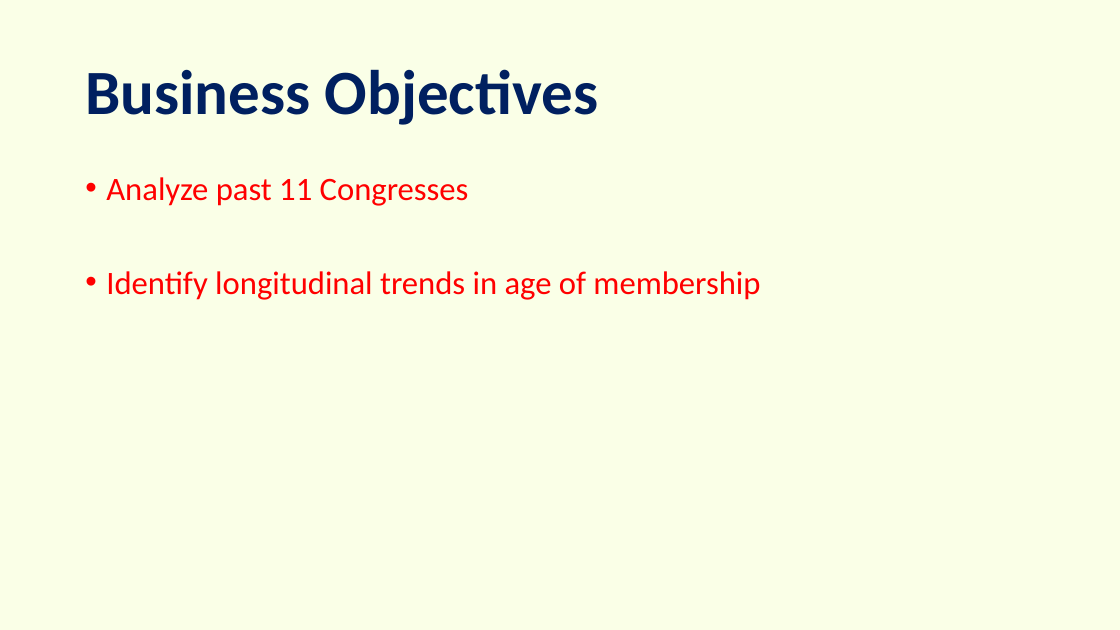
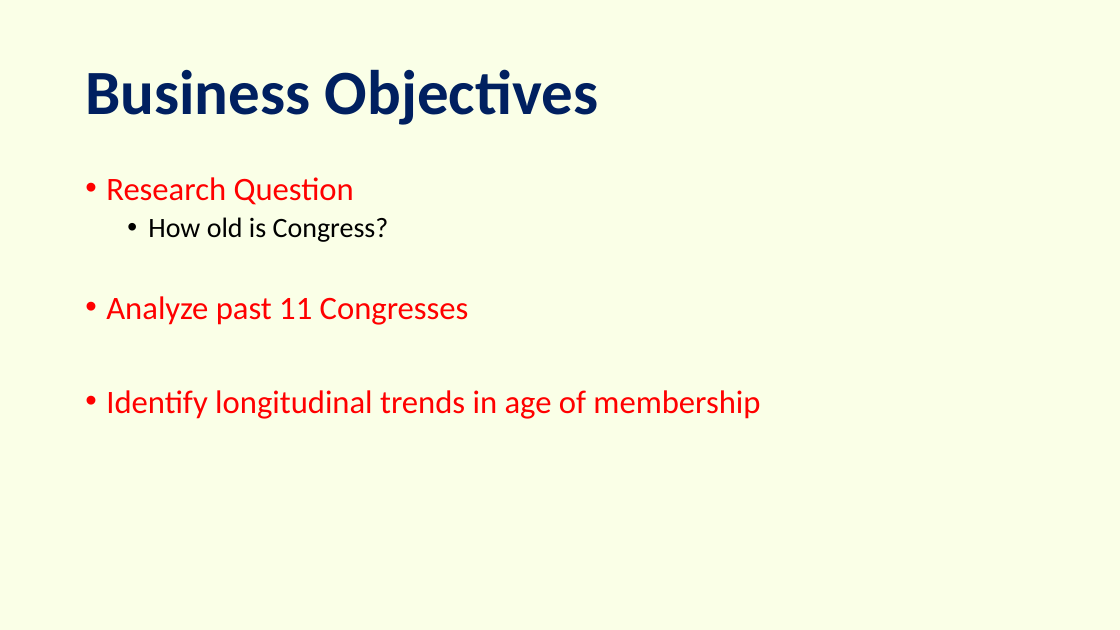
Before and after one commit to peterjorphan/Project-2-Congress, a slide deck: slide 2 of project/Congress.pptx. Drawn at 1120x630 pixels with LibreOffice and Linux fonts; fonts in the diff are those of the drawing. Boxes give left, top, right and bottom in pixels: in the first picture for what was removed or moved away, otherwise in the second. Text is boxed around its words. In the diff, an @@ line names an element or a change of style, - is before the commit and + after.

```diff
--- a/project/Congress.pptx
+++ b/project/Congress.pptx
@@ text at [106,177,389,242]: paragraphs added @@
+• Research Question
+  • How old is Congress?
```
Also in this commit, not shown: 8 other slides changed.
